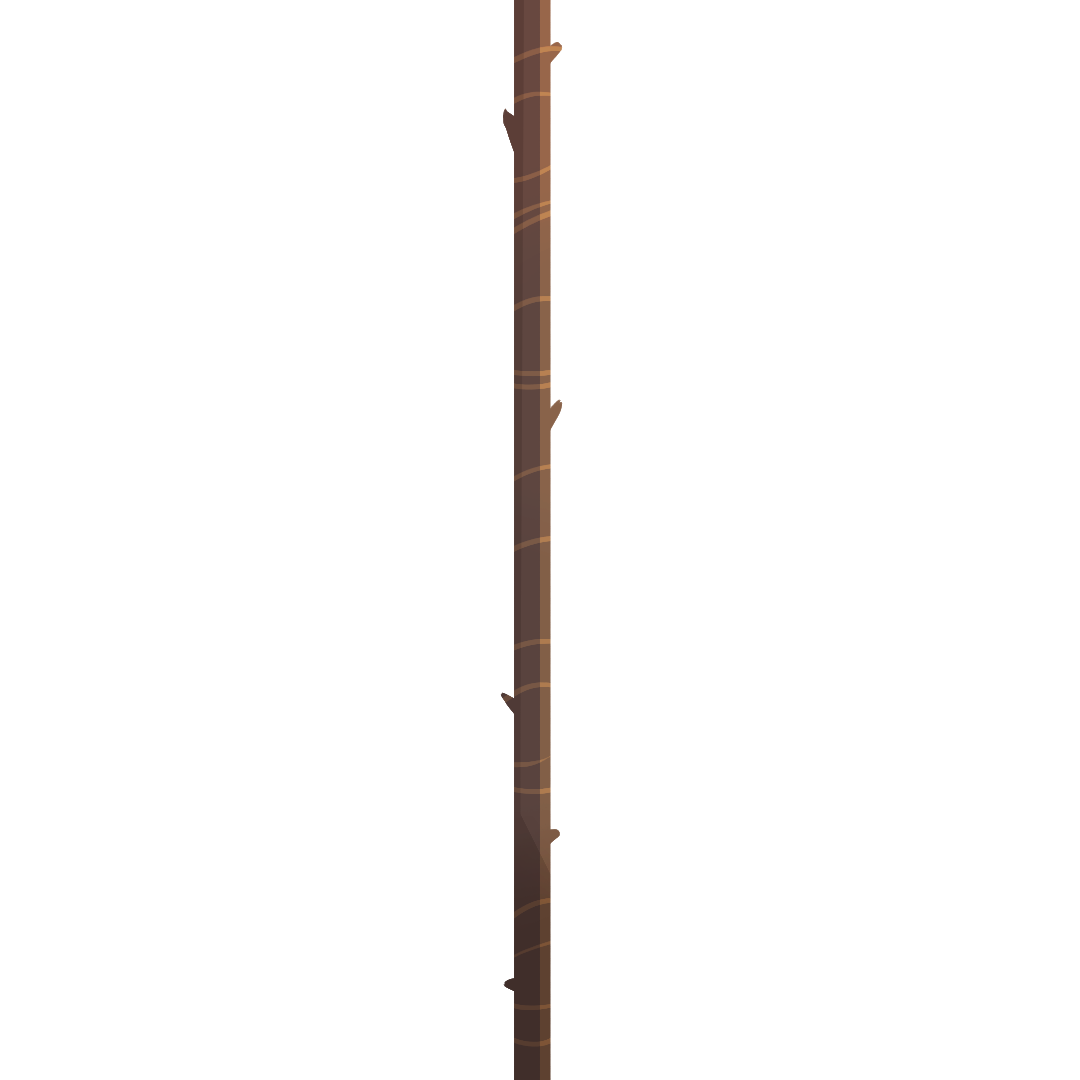
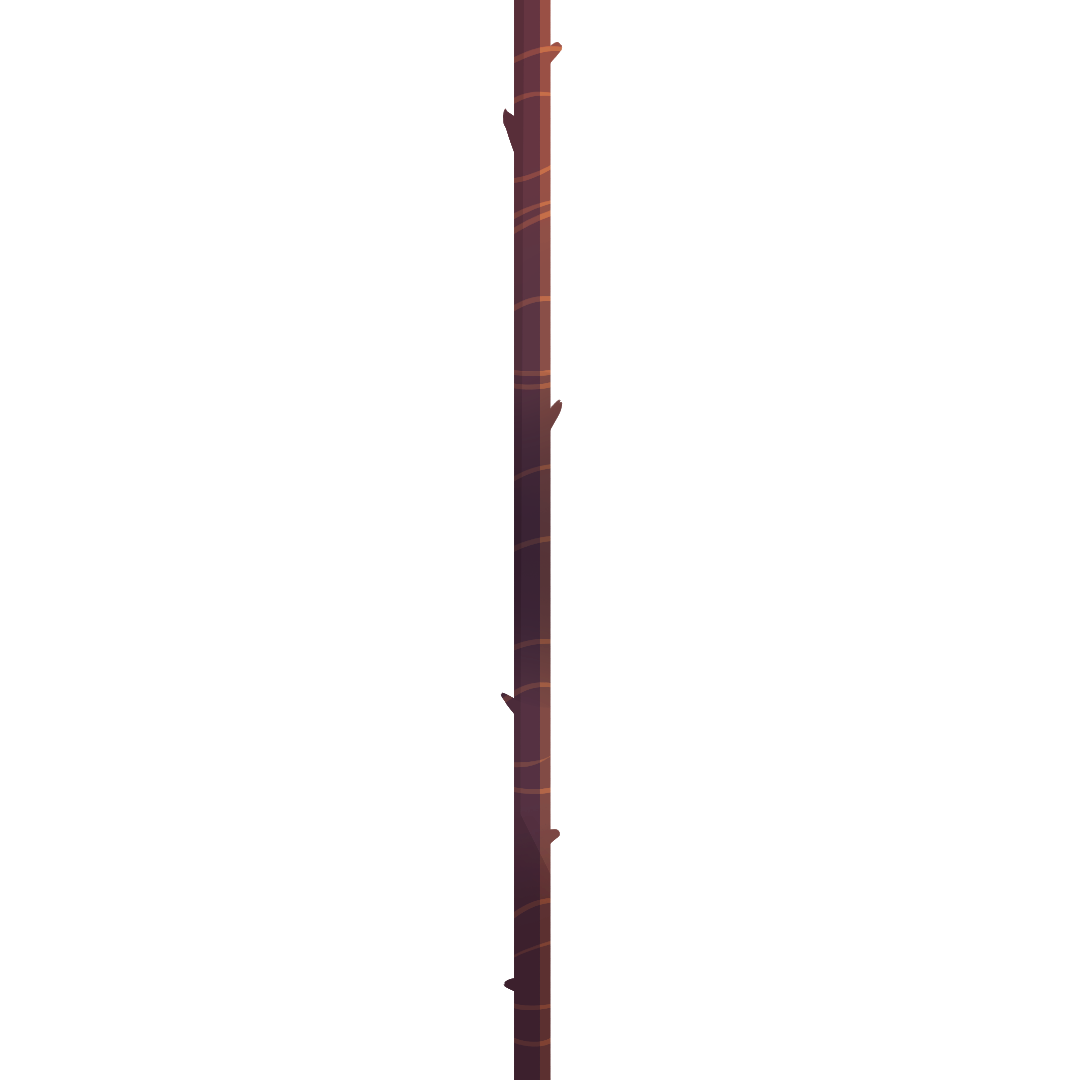
Comparing the layer stacks of the two 1080x1080 images. Changes:
added layer "Layer 7" (multiply, 39%) above "Layer 6" over (x1=501, y1=371, x2=563, y2=709)
